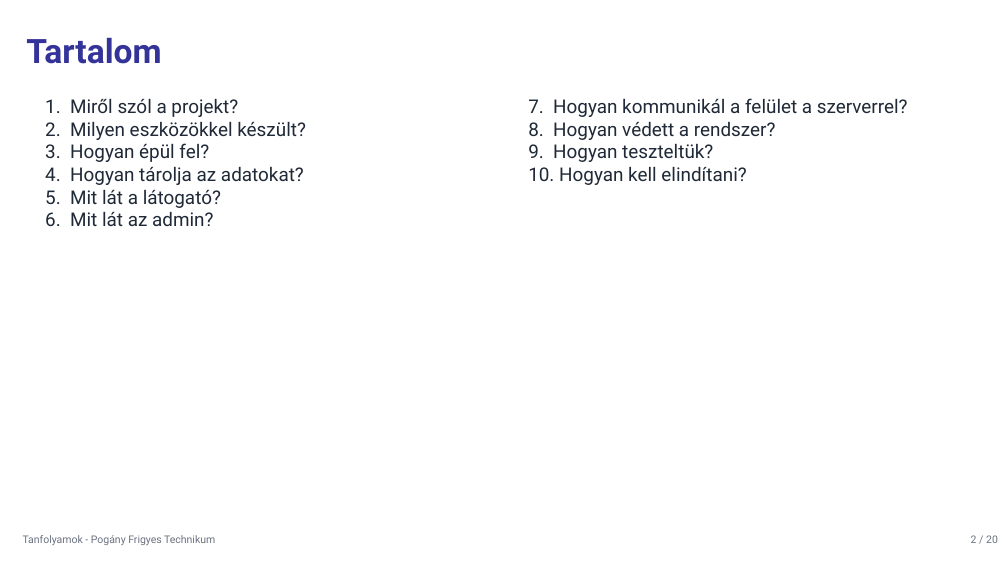
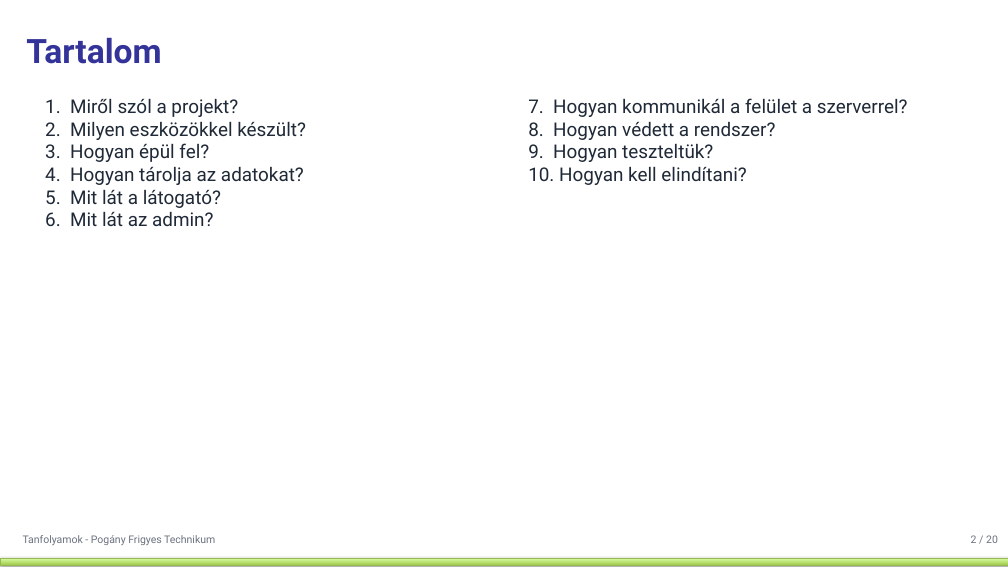
Before and after one commit to vargamatyas109-web/Tanfolyamok, a slide deck: slide 2 of Tanfolyamok_prezentacio.pptx. Drawn at 1008x567 pixels with LibreOffice and Linux fonts; fonts in the diff are those of the drawing. Boxes give left, top, right and bottom in pixels: in the first picture for what was removed or moved away, otherwise in the second. Text is boxed around its words. In the diff, an @@ line names an element or a change of style, - is before the commit and + after.

```diff
--- a/Tanfolyamok_prezentacio.pptx
+++ b/Tanfolyamok_prezentacio.pptx
@@ rectangle added at [0,558,1008,566], fill gradient #A0CA4A to #DAFFA5, outline #98B955 0.75 pt @@
```
Also in this commit, not shown: 13 other slides changed.
